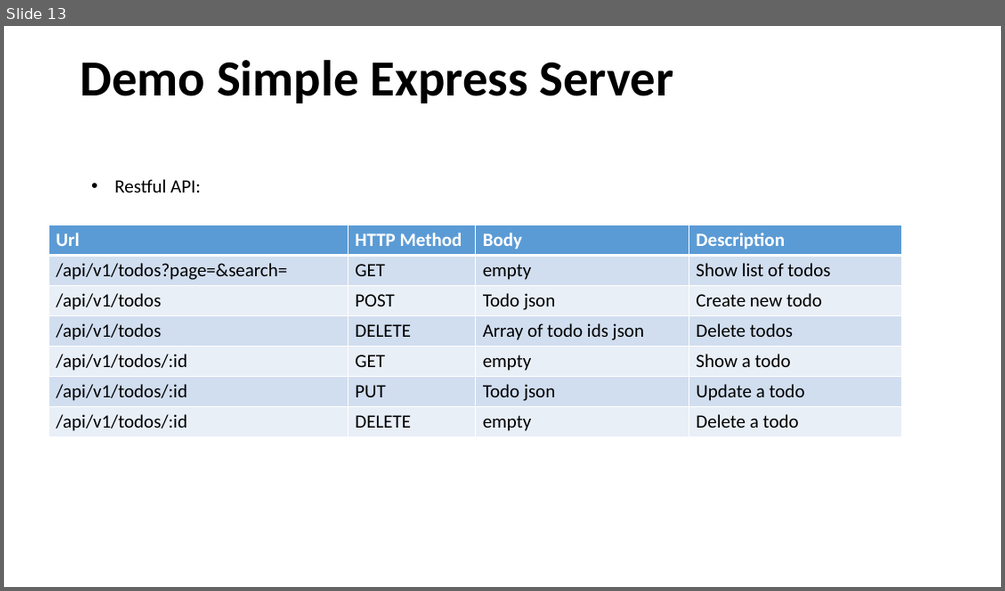
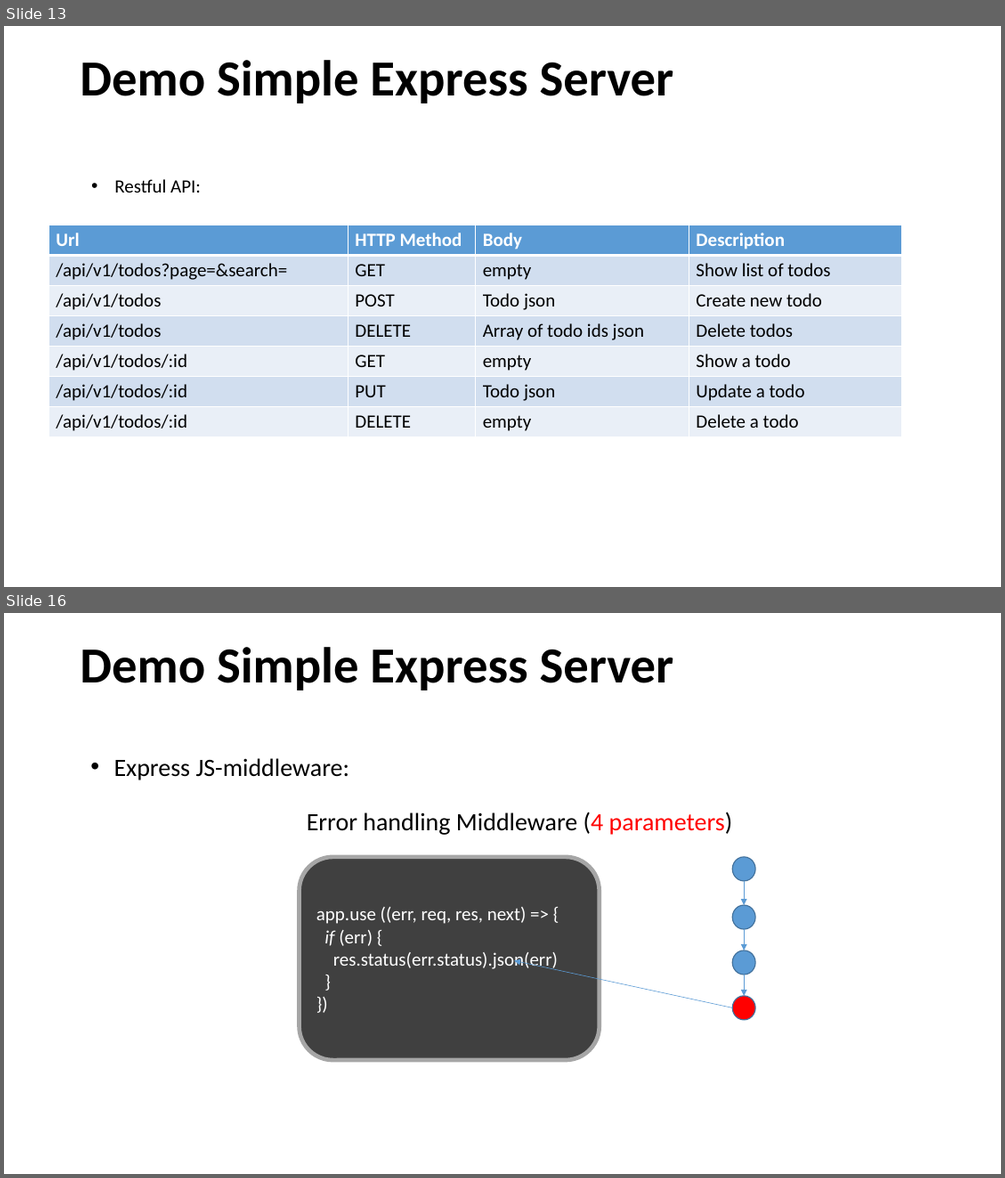
Before and after one commit to LeTranAnhVu/todoapp-express-api, a slide deck: doc/Introduction of Nodejs.pptx. Shown one above the other, each under a label of ours: slide 13 before the commit, slides 13 and 16 after it; the slides between them are not shown. The pictures are 1005x591 and 1005x1178 pixels, drawn with LibreOffice and Linux fonts; fonts in the diff are those of the drawing. Boxes give left, top, right and bottom in pixels: in the first picture for what was removed or moved away, otherwise in the second. Text is boxed around its words. In the diff, an @@ line names an element or a change of style, - is before the commit and + after.

```diff
--- a/doc/Introduction of Nodejs.pptx
+++ b/doc/Introduction of Nodejs.pptx
@@ slide 16 added at [4, 613, 1001, 1174], background #FFFFFF @@
@@ title added at [80, 647, 674, 690], 48.6 pt, text #000000, bold @@
+Demo Simple Express Server
@@ text added at [114, 758, 350, 780], 24 pt, text #000000 @@
+• Express JS-middleware:
@@ text added at [307, 811, 733, 835], 24 pt, text #000000 @@
+Error handling Middleware (4 parameters)
@@ rounded rectangle added at [299, 857, 599, 1060], fill #404040, outline #A6A6A6 4 pt, 18 pt, text #FFFFFF @@
+app.use ((err, req, res, next) => {
+if (err) {
+res.status(err.status).json(err)
+}
+})
@@ ellipse added at [732, 857, 755, 881], fill #5B9BD5, outline #43739E 1 pt @@
@@ ellipse added at [732, 905, 755, 929], fill #5B9BD5, outline #43739E 1 pt @@
@@ arrow added from (744, 881) to (744, 905), #5B9BD5 0.5 pt @@
@@ arrow added from (744, 929) to (744, 950), #5B9BD5 0.5 pt @@
@@ ellipse added at [732, 950, 755, 974], fill #5B9BD5, outline #43739E 1 pt @@
@@ arrow added from (732, 1008) to (514, 961), #5B9BD5 0.5 pt @@
@@ arrow added from (744, 974) to (744, 996), #5B9BD5 0.5 pt @@
@@ ellipse added at [732, 996, 755, 1020], fill #FF0000, outline #43739E 1 pt @@
```
Also in this commit, not shown: 1 slide changed, 1 other slide added, 1 other file.
